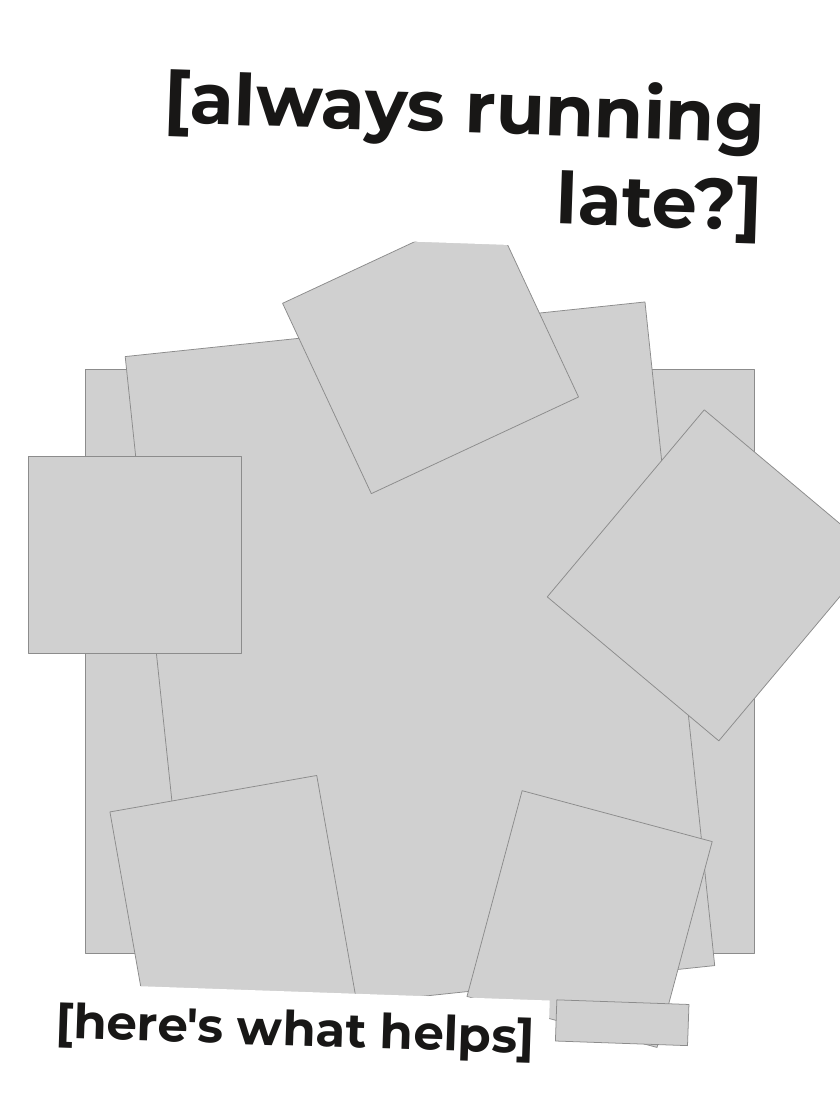
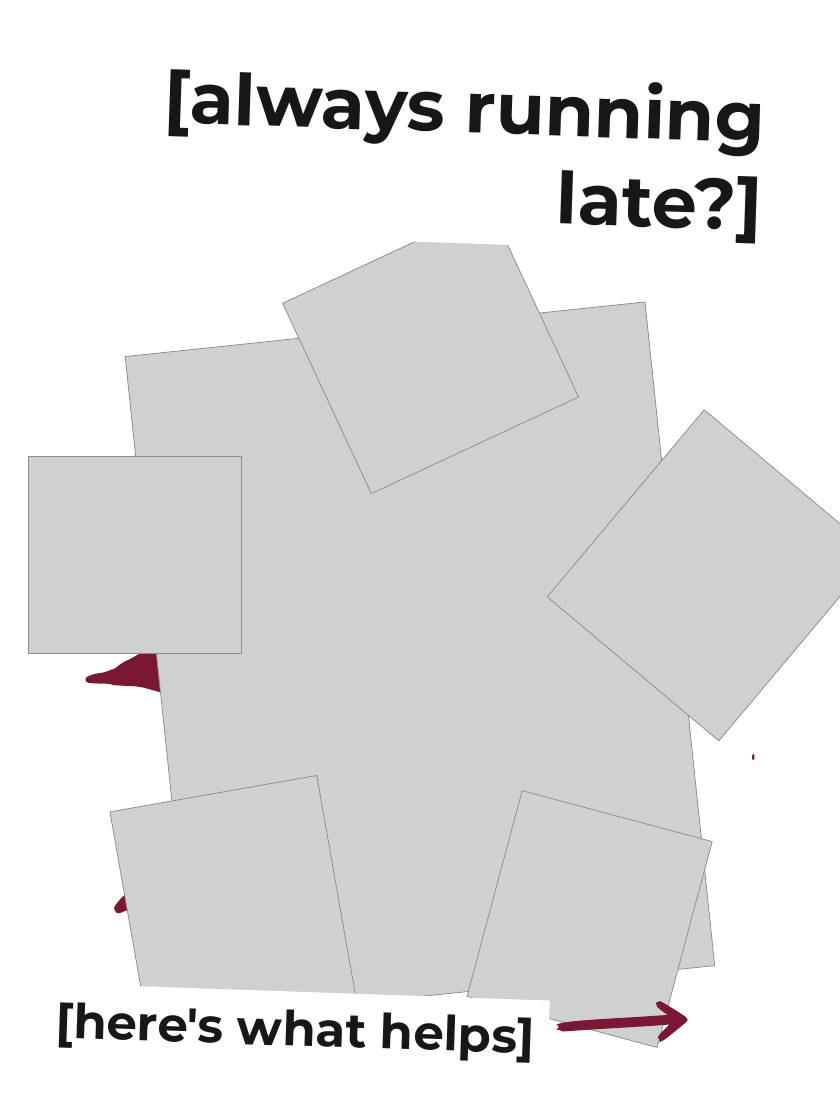
Before and after one commit to ScrollySocial/scrolly-engine, a slide deck: slide 2 of automation/reel-template-pack/09-who-its-for/carousel/Template 09 - Who its for - Carousel.pptx. Drawn at 840x1120 pixels with LibreOffice and Linux fonts; fonts in the diff are those of the drawing; grey boxes stand for pictures; background and template pictures are left out. Boxes give left, top, right and bottom in pixels: in the first picture for what was removed or moved away, otherwise in the second. Text is boxed around its words. In the diff, an @@ line names an element or a change of style, - is before the commit and + after.

```diff
--- a/automation/reel-template-pack/09-who-its-for/carousel/Template 09 - Who its for - Carousel.pptx
+++ b/automation/reel-template-pack/09-who-its-for/carousel/Template 09 - Who its for - Carousel.pptx
@@ picture removed at (86,369,755,953) @@
@@ freeform shape added at (86,369,755,953), fill #7A1732 @@
@@ picture removed at (556,1000,689,1045) @@
@@ freeform shape added at (556,1000,689,1045), fill #7A1732 @@
```
Also in this commit, not shown: 6 other slides changed, 34 other files.
